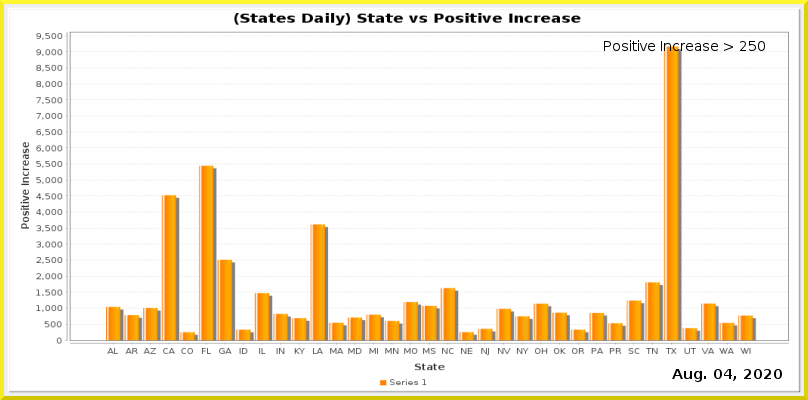
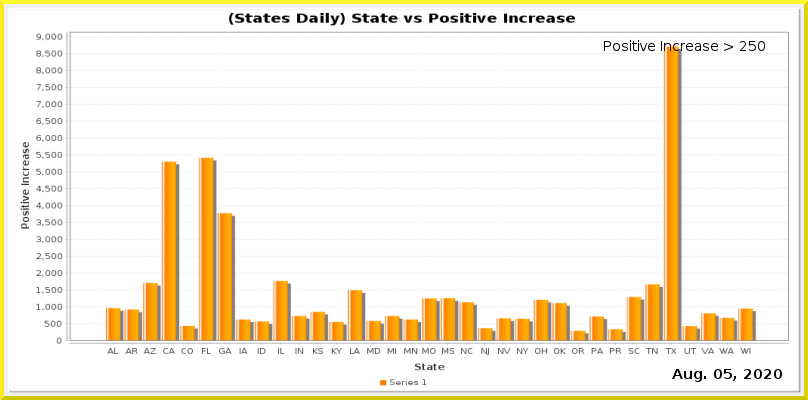
Layers edited between the first and the second w=808, h=400 image:
painted on "Current Date" over [724, 369, 732, 379]
painted on "Date_vs_TestIncrease.png" over [36, 12, 789, 354]
